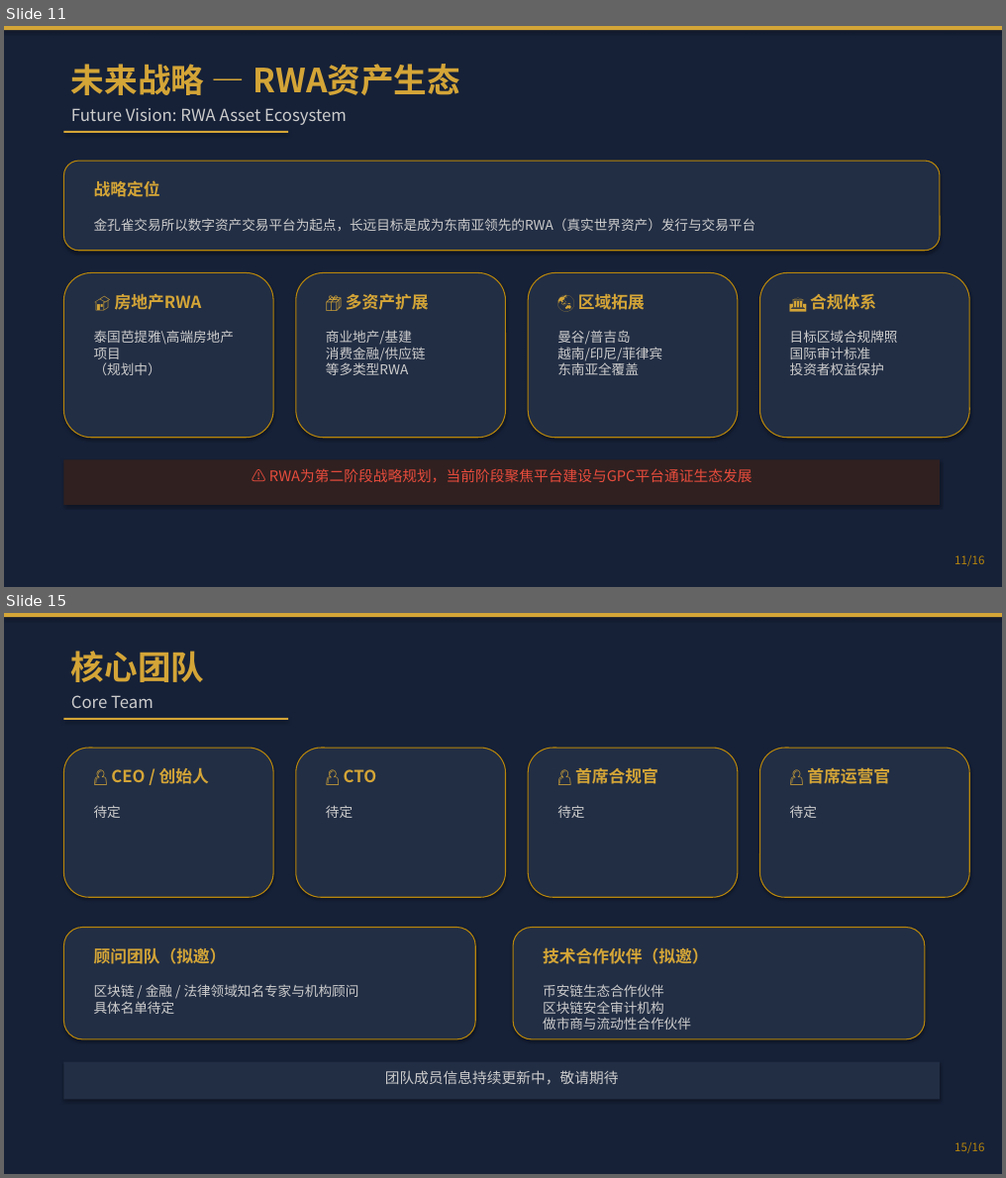
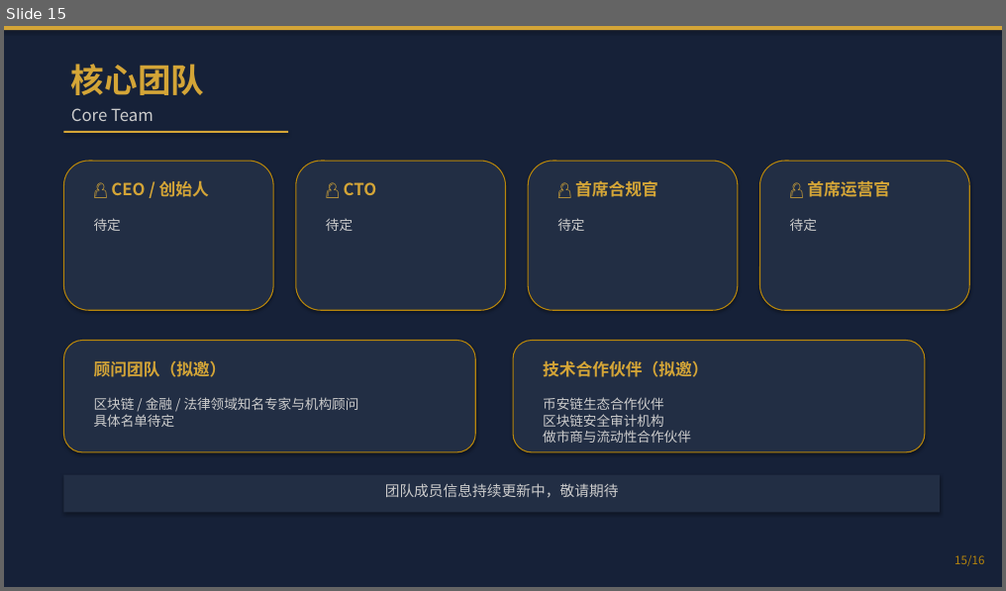
Before and after one commit to 7-Benson/golden-peacock-exchange, a slide deck: projects/金孔雀交易所PPT/金孔雀交易所_Golden_Peacock_Exchange.pptx. Shown one above the other, each under a label of ours: slides 11 and 15 before the commit, slide 15 after it; the slides between them are not shown. The pictures are 1006x1178 and 1006x591 pixels, drawn with LibreOffice and Linux fonts; fonts in the diff are those of the drawing. Boxes give left, top, right and bottom in pixels: in the first picture for what was removed or moved away, otherwise in the second. Text is boxed around its words. In the diff, an @@ line names an element or a change of style, - is before the commit and + after.

Commit message:
feat: 金孔雀交易所PPT v1.1 定位调整为综合性合规资产交易平台
- 定位从数字资产交易平台 → 多种合规复合型资产的综合性交易平台
- GPC总量从100亿调整为10亿
- 新增股票证券资产交易模块
- 创世节点及合伙人锁仓调整为36个月
- 交易所手续费月结
- 全部页面更新平台定位描述

```diff
--- a/projects/金孔雀交易所PPT/金孔雀交易所_Golden_Peacock_Exchange.pptx
+++ b/projects/金孔雀交易所PPT/金孔雀交易所_Golden_Peacock_Exchange.pptx
@@ slide 11 removed at box(4, 26, 1002, 587), background #162138 @@
@@ rectangle removed at box(4, 26, 1002, 31) @@
@@ text removed at box(71, 64, 460, 95) @@
-未来战略 — RWA资产生态
@@ text removed at box(71, 108, 347, 125) @@
-Future Vision: RWA Asset Ecosystem
@@ rectangle removed at box(63, 131, 288, 133) @@
@@ rounded rectangle removed at box(63, 161, 940, 251) @@
@@ text removed at box(94, 180, 160, 197) @@
-战略定位
@@ text removed at box(94, 218, 756, 231) @@
-金孔雀交易所以数字资产交易平台为起点，长远目标是成为东南亚领先的RWA（真实世界资产）发行与交易平台
@@ rounded rectangle removed at box(63, 274, 273, 438) @@
@@ rounded rectangle removed at box(296, 274, 506, 438) @@
@@ rounded rectangle removed at box(528, 274, 738, 438) @@
@@ rounded rectangle removed at box(760, 274, 969, 438) @@
@@ text removed at box(115, 293, 202, 310) @@
-🏠 房地产RWA
@@ text removed at box(346, 293, 429, 310) @@
-📦 多资产扩展
@@ text removed at box(578, 294, 645, 310) @@
-🌏 区域拓展
@@ text removed at box(810, 294, 876, 310) @@
-🏛️ 合规体系
@@ text removed at box(94, 330, 234, 375) @@
-泰国芭提雅\高端房地产项目
-（规划中）
@@ text removed at box(326, 330, 426, 375) @@
-商业地产/基建
-消费金融/供应链
-等多类型RWA
@@ text removed at box(557, 330, 662, 375) @@
-曼谷/普吉岛
-越南/印尼/菲律宾
-东南亚全覆盖
@@ text removed at box(790, 330, 898, 375) @@
-目标区域合规牌照
-国际审计标准
-投资者权益保护
@@ rectangle removed at box(63, 461, 940, 505) @@
@@ text removed at box(269, 469, 752, 483) @@
-⚠ RWA为第二阶段战略规划，当前阶段聚焦平台建设与GPC平台通证生态发展
@@ text removed at box(954, 556, 984, 567) @@
-11/16
```
Also in this commit, not shown: 14 slides changed, 1 slide added, 2 other files.
